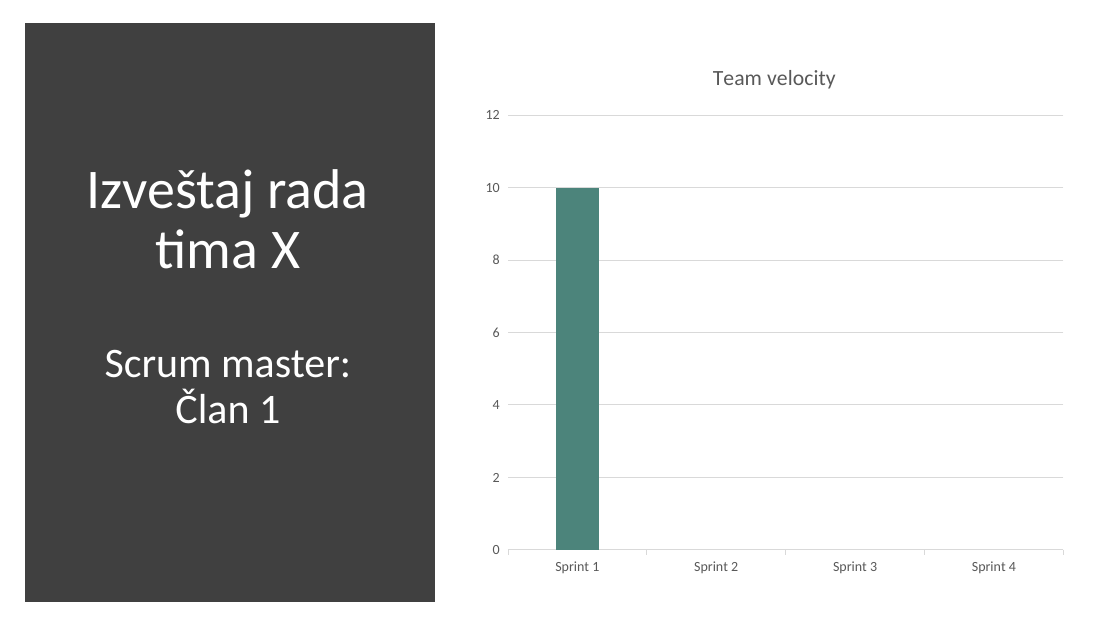
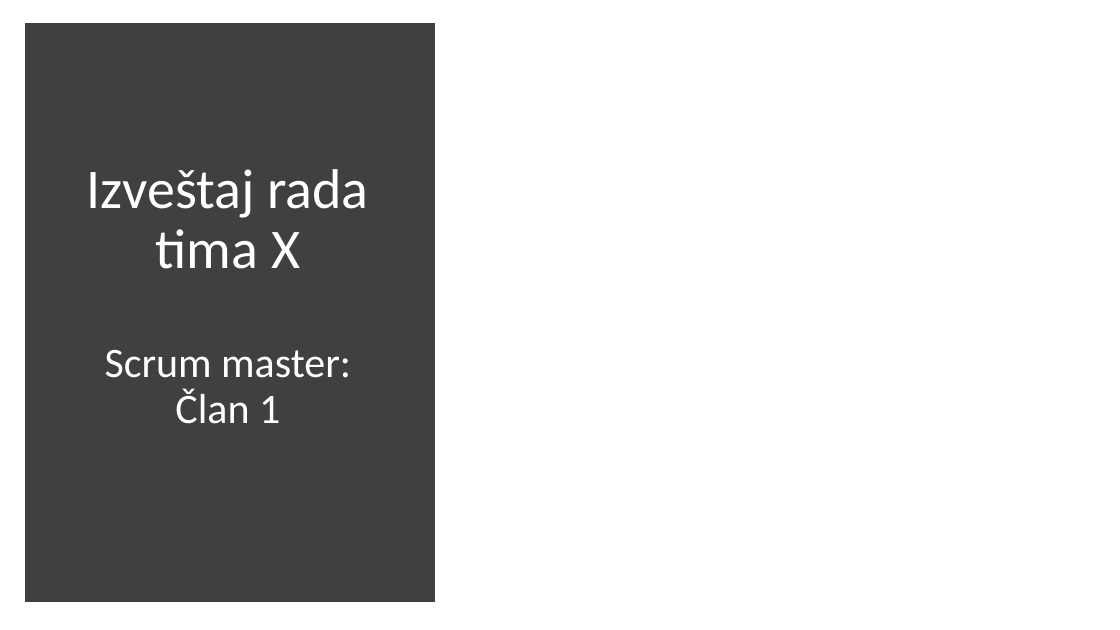
Before and after one commit to psw-ftn/supportive-information, a slide deck: slide 1 of s1/w2/Sprint review template.pptx. Drawn at 1120x630 pixels with LibreOffice and Linux fonts; fonts in the diff are those of the drawing. Boxes give left, top, right and bottom in pixels: in the first picture for what was removed or moved away, otherwise in the second. Text is boxed around its words. In the diff, an @@ line names an element or a change of style, - is before the commit and + after.

```diff
--- a/s1/w2/Sprint review template.pptx
+++ b/s1/w2/Sprint review template.pptx
@@ column chart removed at (474,45,1076,586) @@
-title "Team velocity "
-categories: Sprint 1, Sprint 2, Sprint 3, Sprint 4
-Series 1: 10, -, -, -
```
Also in this commit, not shown: 8 other slides changed.
